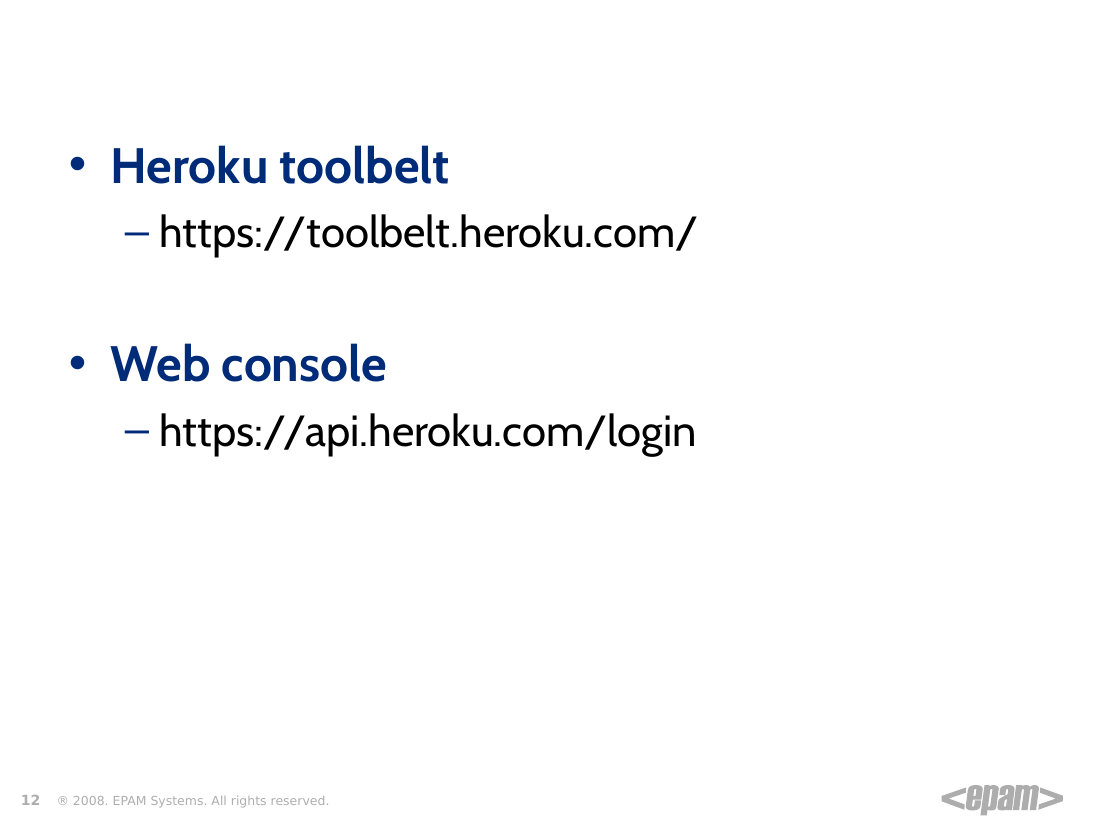
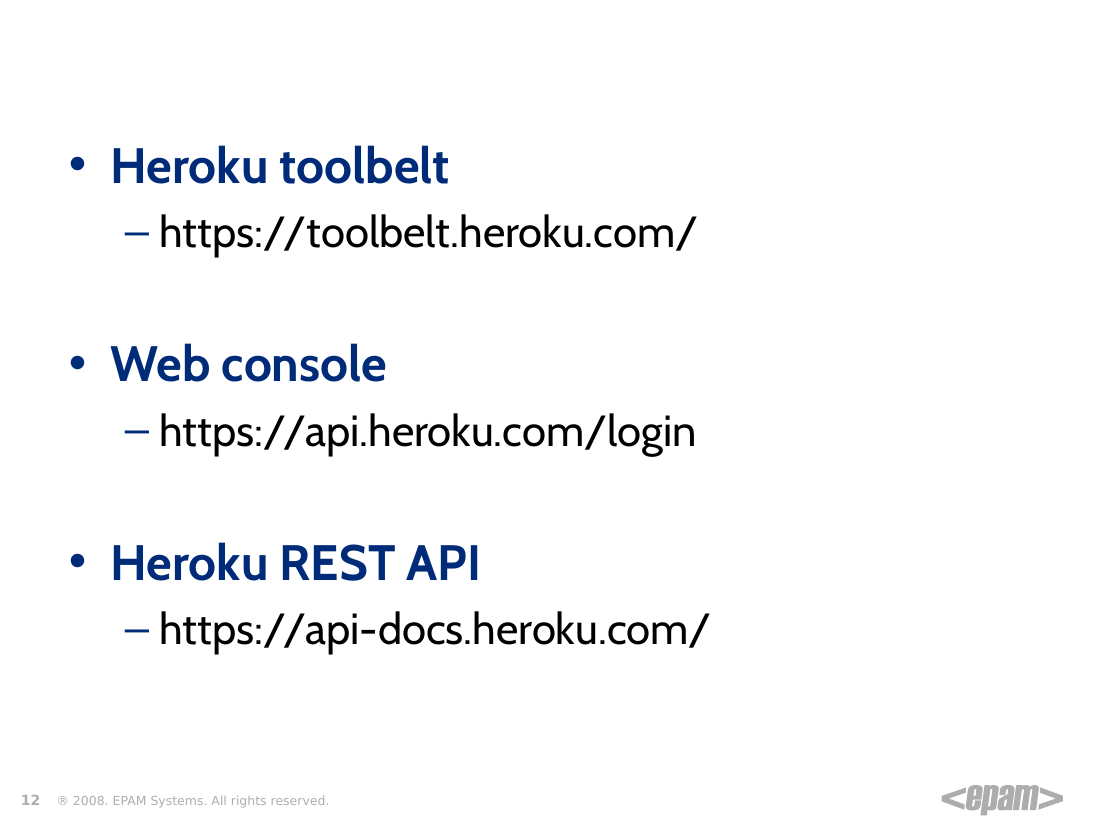
Before and after one commit to zgorbe/Heroku-HelloWorld, a slide deck: slide 12 of Heroku.ppt. Drawn at 1120x840 pixels with LibreOffice and Linux fonts; fonts in the diff are those of the drawing; background and template pictures are left out. Boxes give left, top, right and bottom in pixels: in the first picture for what was removed or moved away, otherwise in the second. Text is boxed around its words. In the diff, an @@ line names an element or a change of style, - is before the commit and + after.

Commit message:
Minor changes to the poms and to the ppt

```diff
--- a/Heroku.ppt
+++ b/Heroku.ppt
@@ text at [111, 542, 712, 655]: paragraphs added @@
+• Heroku REST API
+  – https://api-docs.heroku.com/
```
Also in this commit, not shown: 2 other files.
